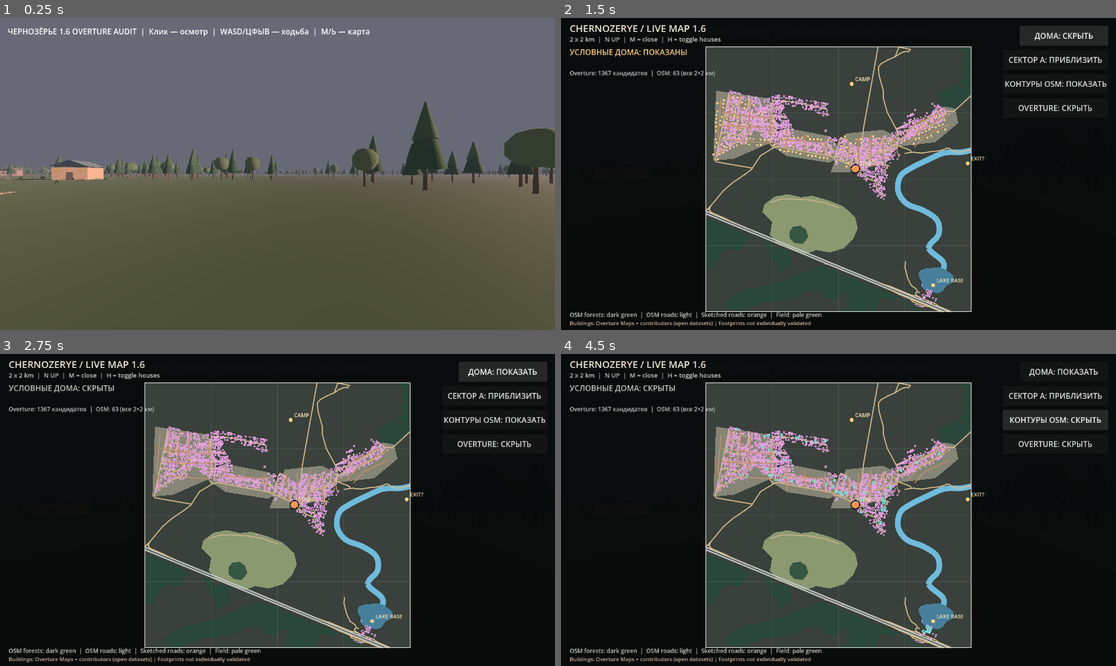
Above: before the commit, frames 1-4 (two rows, left to right).
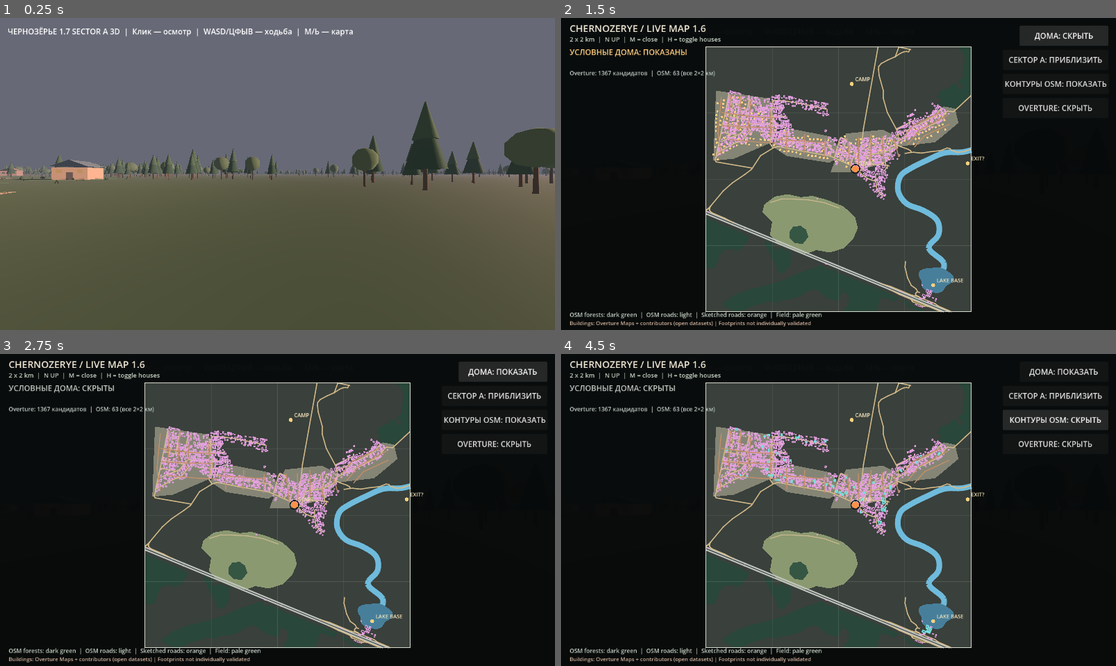
Above: after the commit, the same moments.

Repository: blacklambcult/chernozerye
Game: Godot game, scene res://main.tscn
The game is run twice, just before and just after one commit, with the same random seed, the same clock (stepped at 60 frames per second) and the same inputs.
Inputs (mouse positions are in pixels of both pictures, inside the frame that each line leads up to):
- Up to frame 1 (0.25 s): no input
- Up to frame 2 (1.5 s): tap Enter at 0.5 s; move the mouse to (960, 158) at 0.52 s; hold D 0.53-1.25 s; tap M at 0.6 s; click (960, 158) at 0.67 s; tap Space at 0.77 s; click "ДОМА: ПОКАЗАТЬ" at 1.25 s
- Up to frame 3 (2.75 s): click "ДОМА: СКРЫТЬ" at 2 s
- Up to frame 4 (4.5 s): click "СЕКТОР A: ПРИБЛИЗИТЬ" at 2.75 s; click "ВСЯ ТЕРРИТОРИЯ 2×2 КМ" at 3.5 s; click "КОНТУРЫ OSM: ПОКАЗАТЬ" at 4.25 s

The runs differ from the first frame. In frame 1, 0.7% of the frame differs, in the area x 11-67%, y 3-7%; in frame 2, less than 0.1%; in frame 3, less than 0.1%; in frame 4, less than 0.1%.
Error after the commit: Parse Error: Cannot infer the type of "wall_tint" variable because the value doesn't have a set type. (res://overture_3d_a.gd:56)

Commit message:
feat: instantiate batched Overture georeferenced sector A buildings in 3D world

Diff:
--- a/godot/world.gd
+++ b/godot/world.gd
@@ -9,7 +9,7 @@
         return
     var geo := get_node_or_null("GeographyBlockoutV07")
     if geo != null and bool(geo.get("generated_ready")):
-        _status_label.text = "ЧЕРНОЗЁРЬЕ 1.6 OVERTURE AUDIT  |  Клик — осмотр  |  WASD/ЦФЫВ — ходьба  |  M/Ь — карта"
+        _status_label.text = "ЧЕРНОЗЁРЬЕ 1.7 SECTOR A 3D  |  Клик — осмотр  |  WASD/ЦФЫВ — ходьба  |  M/Ь — карта"
         set_process(false)
 
 func _ready() -> void:
@@ -31,6 +31,12 @@
     geographical_blockout.name = "GeographyBlockoutV07"
     geographical_blockout.set_script(preload("res://geography_v07.gd"))
     add_child(geographical_blockout)
+    # Overture footprints are initially extruded only for the audited west sector.
+    # A single batched roof/wall mesh avoids hundreds of new render nodes.
+    var precise_buildings := Node3D.new()
+    precise_buildings.name = "OvertureBuildingsSectorA"
+    precise_buildings.set_script(preload("res://overture_3d_a.gd"))
+    add_child(precise_buildings)
     _create_user_paths()
     _create_landmarks()
     _create_player()
